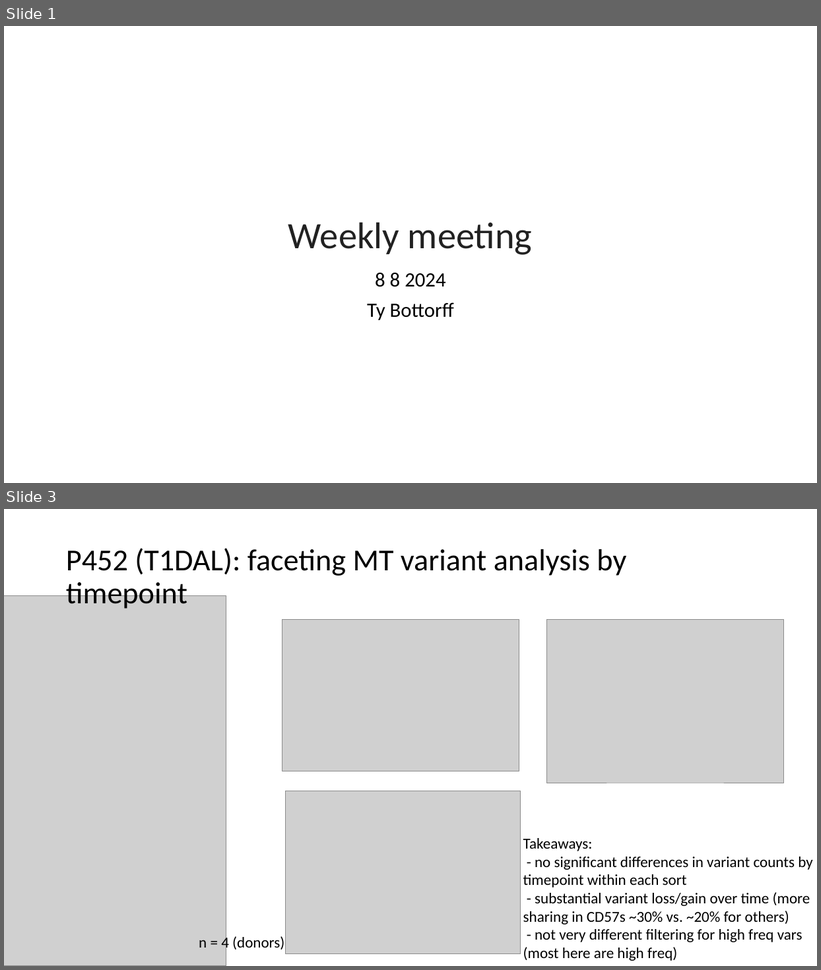
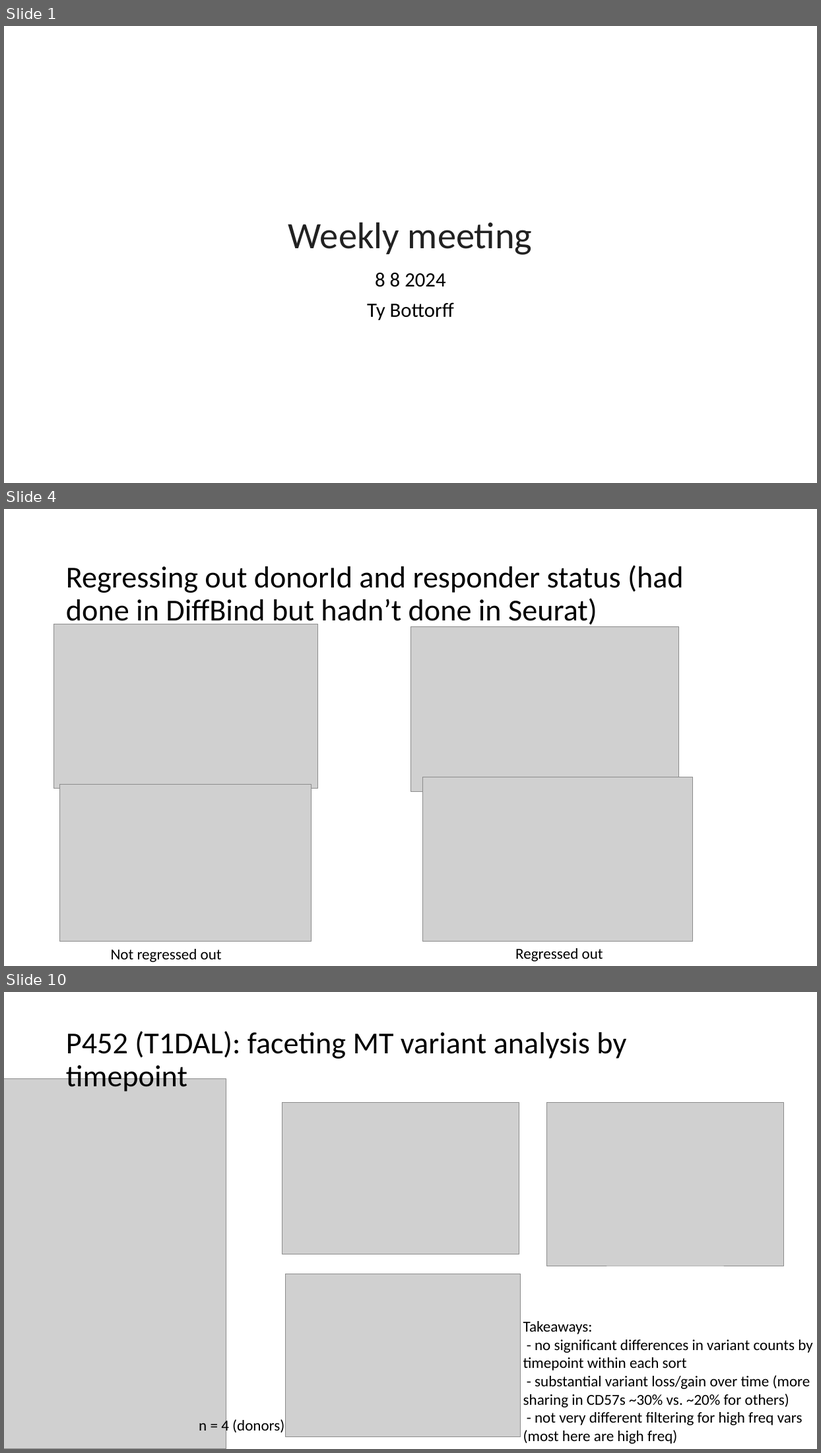
Before and after one commit to tybottorff/bottorffdocs, a slide deck: presentations/weekly_meetings/8_8_24.pptx. Shown one above the other, each under a label of ours: slides 1 and 3 before the commit, slides 1, 4 and 10 after it; the slides between them are not shown. The pictures are 821x970 and 821x1453 pixels, drawn with LibreOffice and Linux fonts; fonts in the diff are those of the drawing; grey boxes stand for pictures. Boxes give left, top, right and bottom in pixels: in the first picture for what was removed or moved away, otherwise in the second. Text is boxed around its words. In the diff, an @@ line names an element or a change of style, - is before the commit and + after.

```diff
--- a/presentations/weekly_meetings/8_8_24.pptx
+++ b/presentations/weekly_meetings/8_8_24.pptx
@@ slide 4 added at (4, 509, 817, 966), background #FFFFFF @@
@@ title added at (66, 565, 684, 628), 36 pt, text #000000 @@
+Regressing out donorId and responder status (had done in DiffBind but hadn’t done in Seurat)
@@ picture added at (54, 625, 318, 789) @@
@@ picture added at (411, 626, 679, 791) @@
@@ picture added at (60, 785, 312, 941) @@
@@ picture added at (422, 777, 692, 941) @@
@@ text added at (111, 949, 222, 962), 18 pt, text #000000 @@
+Not regressed out
@@ text added at (516, 949, 603, 962), 18 pt, text #000000 @@
+Regressed out
@@ what was slide 3 is now slide 10 @@
```
Also in this commit, not shown: 2 slides changed, 5 other slides added, 2 slides removed.
